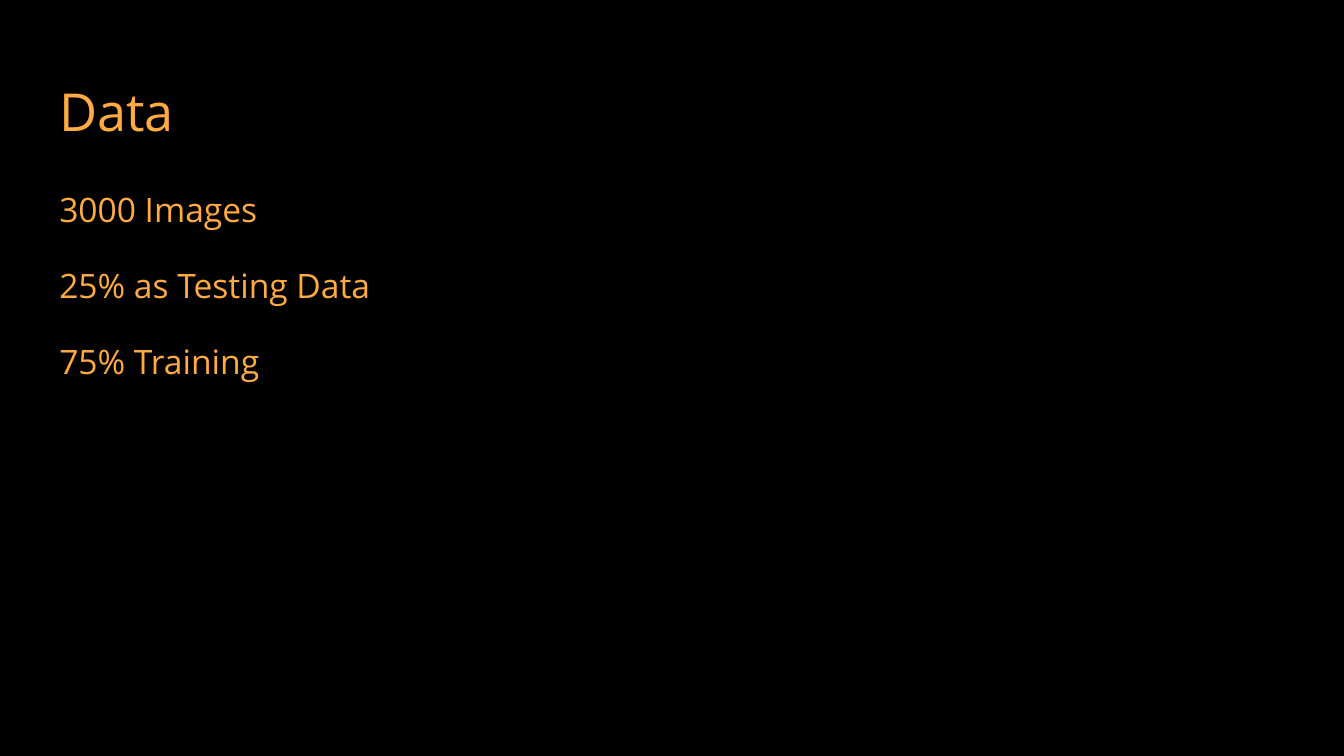
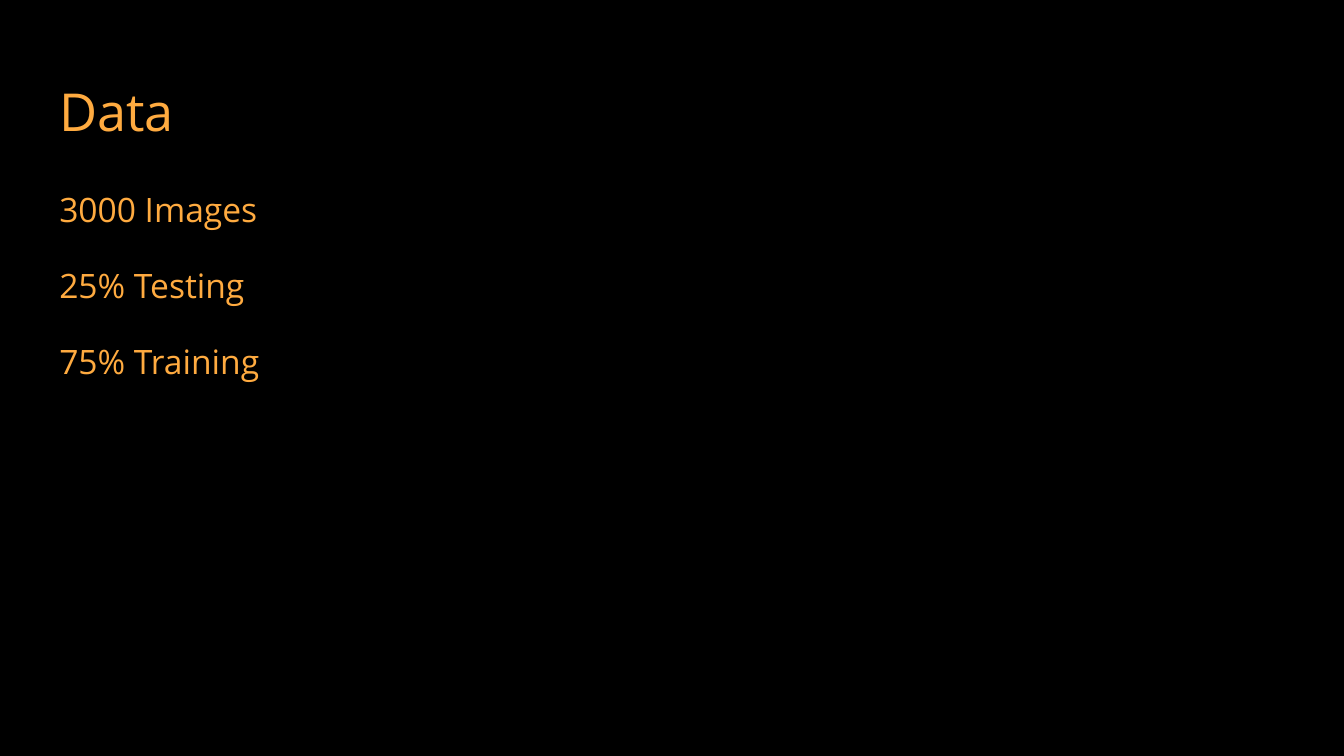
Before and after one commit to TZstatsADS/Fall2017-project3-fall2017-project3-grp8, a slide deck: slide 4 of doc/ImageClassification.pptx. Drawn at 1344x756 pixels with LibreOffice and Linux fonts; fonts in the diff are those of the drawing. Boxes give left, top, right and bottom in pixels: in the first picture for what was removed or moved away, otherwise in the second. Text is boxed around its words. In the diff, an @@ line names an element or a change of style, - is before the commit and + after.

```diff
--- a/doc/ImageClassification.pptx
+++ b/doc/ImageClassification.pptx
@@ text at [59, 273, 244, 306]: text changed @@
-25% as Testing Data
+25% Testing
```
Also in this commit, not shown: 2 other slides changed.
